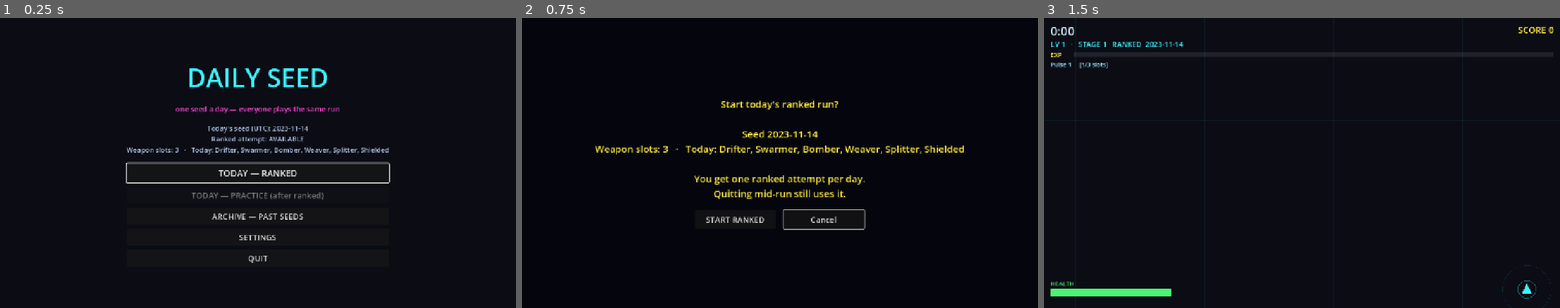
Above: before the commit, frames 1-3 (left to right).
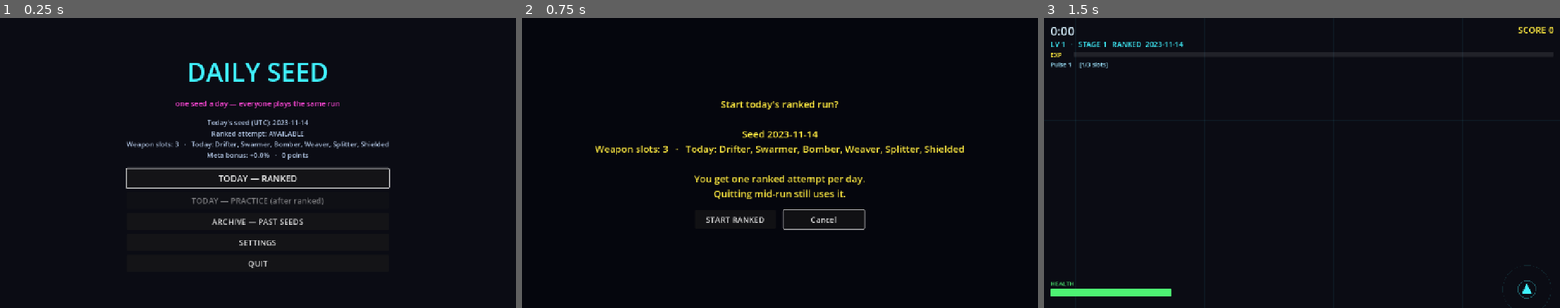
Above: after the commit, the same moments.

Repository: NeekPizza/godot-roguelite
Game: Godot game, scene res://scenes/main_menu.tscn
The game is run twice, just before and just after one commit, with the same random seed, the same clock (stepped at 60 frames per second) and the same inputs.
Inputs:
- Up to frame 1 (0.25 s): no input
- Up to frame 2 (0.75 s): click "TODAY — RANKED" at 0.5 s
- Up to frame 3 (1.5 s): click "START RANKED" at 1.25 s

The runs differ from the first frame. In frame 1, 6.6% of the frame differs, in the area x 24-76%, y 15-87%; in frame 2, nothing differs; in frame 3, nothing differs.

Commit message:
8a: meta-progression core
Permanent, player-side, CAPPED upgrades earned from ranked runs only.

THE CEILING IS HARD AND SELF-ENFORCING. Buying every purchase in every stat
still yields exactly +10%: past the ceiling, effects are THROTTLED rather than
stacked. A veteran cannot out-power the cap by spending more, which is the
whole fairness argument in one line of maths.

Seven utility-biased stats at +3% each, 12 purchases apiece, costs escalating
12 x 1.19^k. Spreading is cheaper than concentrating (6 spread = 72 pts vs 6
stacked = 116), so early players spread thin and the budget maxes about 3.3 of
7 stats. Respec is free — allocation should be a decision, not a commitment.

Measured convergence: full power costs 754 points = 25 days for a new player,
16 for a strong one. Power then STOPS; per the accepted plan the infinite sink
will be cosmetic (8d).

Earning is 24 + 3*min(stage, 8), ranked only. The cap on the stage term holds
the strong player's earn rate to 1.60x a newcomer's; uncapped it was 2.80x and
the strong would have pulled away, compounding the advantage convergence exists
to remove.

DETERMINISM
- Effects reach player stats only. No luck stat, no drop-rate stat — drop
  schedules are precomputed at stage entry, so anything touching them would
  make the world depend on a profile.
- Pickup radius goes through the player's existing clamped setter, so Lodestone
  cannot push it past the cap the in-run passive already respects.
- --meta-profile=none|max overrides the SAVED profile and disables writing.
  Without it a determinism run would read the tester's own progression and the
  same seed would verify differently on two machines.
- The check now runs FOUR ways: zero-meta twice, max-meta twice, and asserts
  zero and max differ from each other — so a silently inert meta system fails
  the check rather than passing it.

THE HOLE YOU ASKED ME TO VERIFY IS CLOSED: --meta-profile is in TEST_HOOK_ARGS,
so `--meta-profile=max --ranked` is forced to practice and leaves the ranked
ledger untouched. Verified on a fresh ledger, and asserted in meta_test so it
cannot regress.

Thirteen suites green. Determinism green at both extremes plus the negative
control, across 5 stages.

Co-Authored-By: Claude Opus 4.8 (1M context) <noreply@anthropic.com>

Diff:
--- a/project.godot
+++ b/project.godot
@@ -23,6 +23,7 @@
 RunConfig="*res://scripts/run_config.gd"
 SettingsStore="*res://scripts/settings_store.gd"
 Screenshot="*res://scripts/screenshot.gd"
+MetaStore="*res://scripts/meta_store.gd"
 
 [display]
 
--- a/scripts/balance.gd
+++ b/scripts/balance.gd
@@ -547,6 +547,57 @@
 const PORTAL_SPIN := 1.4
 
 # =============================================================================
+# META-PROGRESSION (8a)
+# =============================================================================
+## Permanent, player-side only, and CAPPED. Every entry here is a number the
+## player carries — never a number the world is built from. There is no luck
+## stat and there will not be one: drop schedules are precomputed at stage
+## entry, so anything touching drop odds would make the world depend on a
+## profile (the same trap that removed Greed's "+drop luck").
+##
+## `at_cap` is the effect at full purchases. `kind`:
+##   "mult"      multiply a player property by (1 + at_cap * fraction)
+##   "headstart" begin with a fraction of the level-2 XP requirement
+##   "rerolls"   discrete grant, only at FULL purchases
+##
+## Cap accounting is uniform (META_PER_BUY_WEIGHT per purchase) even though the
+## effects are heterogeneous — the aggregate ceiling is an accounting device
+## across stats that are not otherwise comparable.
+const META_STATS := {
+	"hp":     {"name": "Vitality",  "desc": "+3% starting HP",
+			   "kind": "mult", "target": "max_hp", "at_cap": 0.03},
+	"speed":  {"name": "Fleetfoot", "desc": "+3% move speed",
+			   "kind": "mult", "target": "move_speed", "at_cap": 0.03},
+	"pickup": {"name": "Lodestone", "desc": "+3% pickup radius",
+			   "kind": "mult", "target": "pickup_radius", "at_cap": 0.03},
+	"dash":   {"name": "Reflex",    "desc": "-3% dash cooldown",
+			   "kind": "mult", "target": "dash_cooldown_scale", "at_cap": -0.03},
+	"xp":     {"name": "Headstart", "desc": "Start closer to level 2",
+			   "kind": "headstart", "at_cap": 1.0},
+	"reroll": {"name": "Foresight", "desc": "+1 reroll, at full only",
+			   "kind": "rerolls", "at_cap": 1},
+	## Deliberately the weakest option: damage compounds with in-run upgrades
+	## and is the one place an unfair edge would actually show.
+	"damage": {"name": "Edge",      "desc": "+3% damage",
+			   "kind": "mult", "target": "damage_mult", "at_cap": 0.03},
+}
+
+const META_MAX_BUYS := 12                # per stat
+const META_PER_BUY_WEIGHT := 0.0025      # toward the aggregate ceiling
+## HARD. Whatever is spent, total meta power never exceeds this.
+const META_AGGREGATE_CAP := 0.10
+const META_COST_BASE := 12.0
+const META_COST_GROWTH := 1.19
+
+## Ranked runs only. The stage term is CAPPED on purpose: uncapped, a strong
+## player earns 2.8x a newcomer's rate and pulls away, which fights convergence.
+## Capped, the ratio is 1.6x and the large flat base keeps a struggling player
+## converging too.
+const META_POINTS_BASE := 24
+const META_POINTS_PER_STAGE := 3
+const META_POINTS_STAGE_CAP := 8
+
+# =============================================================================
 # SCORING
 # =============================================================================
 const SCORE_PER_SECOND := 5
--- a/scripts/main_menu.gd
+++ b/scripts/main_menu.gd
@@ -96,6 +96,8 @@
 	else:
 		lines.append("Ranked attempt: used")
 	lines.append(Daily.summary(today))
+	lines.append("Meta bonus: %s   ·   %d points" % [
+		MetaStore.bonus_text(), MetaStore.points])
 	var best := SaveStore.best_score_for_date(today)
 	if best > 0:
 		lines.append("Best on today's seed: %d  (stage %d)" % [
--- /dev/null
+++ b/scripts/meta.gd
@@ -0,0 +1,134 @@
+class_name Meta
+extends RefCounted
+
+## Meta-progression maths — LOGIC ONLY; every number is in balance.gd.
+##
+## Two rules hold the design together (GDD sections 20-21):
+##   1. Power CONVERGES. The aggregate ceiling is hard, so spending more can
+##      never buy more than +10% total.
+##   2. Effects are PLAYER-SIDE ONLY. Nothing here may reach a seeded schedule.
+
+
+static func stat_ids() -> Array:
+	return Balance.META_STATS.keys()
+
+
+## Cost of the next purchase in a stat, given how many are already owned.
+static func next_cost(owned: int) -> int:
+	if owned >= Balance.META_MAX_BUYS:
+		return -1                       # capped: nothing left to buy
+	return int(round(Balance.META_COST_BASE * pow(Balance.META_COST_GROWTH, owned)))
+
+
+static func total_spent(purchases: Dictionary) -> int:
+	var total := 0
+	for stat_id in purchases:
+		for i in int(purchases[stat_id]):
+			total += int(round(Balance.META_COST_BASE * pow(Balance.META_COST_GROWTH, i)))
+	return total
+
+
+static func total_purchases(purchases: Dictionary) -> int:
+	var total := 0
+	for stat_id in purchases:
+		total += int(purchases[stat_id])
+	return total
+
+
+## How many purchases the aggregate ceiling allows in total.
+static func max_total_purchases() -> int:
+	return int(round(Balance.META_AGGREGATE_CAP / Balance.META_PER_BUY_WEIGHT))
+
+
+## Raw aggregate weight before the ceiling is applied.
+static func raw_weight(purchases: Dictionary) -> float:
+	return float(total_purchases(purchases)) * Balance.META_PER_BUY_WEIGHT
+
+
+## Scale applied to every effect once the ceiling binds. Buying past the cap
+## dilutes rather than adds, so overspending can never out-power the ceiling.
+static func throttle(purchases: Dictionary) -> float:
+	var raw := raw_weight(purchases)
+	if raw <= Balance.META_AGGREGATE_CAP or raw <= 0.0:
+		return 1.0
+	return Balance.META_AGGREGATE_CAP / raw
+
+
+## Total meta power actually in effect, for the transparency readout.
+static func effective_bonus(purchases: Dictionary) -> float:
+	return minf(Balance.META_AGGREGATE_CAP, raw_weight(purchases))
+
+
+## A stat's effect strength, 0..1 of its at_cap value, after throttling.
+static func stat_fraction(purchases: Dictionary, stat_id: String) -> float:
+	var owned := int(purchases.get(stat_id, 0))
+	var fraction := float(owned) / float(Balance.META_MAX_BUYS)
+	return clampf(fraction, 0.0, 1.0) * throttle(purchases)
+
+
+## Apply every purchased effect to the player. Called once, at run start.
+static func apply(player: Node, purchases: Dictionary) -> void:
+	for stat_id in Balance.META_STATS:
+		var entry: Dictionary = Balance.META_STATS[stat_id]
+		var fraction := stat_fraction(purchases, stat_id)
+		if fraction <= 0.0:
+			continue
+		if entry["kind"] != "mult":
+			continue                    # headstart and rerolls are read by run.gd
+		var target: String = entry["target"]
+		var scale := 1.0 + float(entry["at_cap"]) * fraction
+		player.set(target, player.get(target) * scale)
+	# pickup_radius has a setter that clamps to its own hard cap, so Lodestone
+	# cannot push it past the ceiling the in-run passive already respects.
+
+
+## Extra rerolls: a discrete milestone, granted only at FULL purchases.
+static func bonus_rerolls(purchases: Dictionary) -> int:
+	if int(purchases.get("reroll", 0)) < Balance.META_MAX_BUYS:
+		return 0
+	return int(Balance.META_STATS["reroll"]["at_cap"])
+
+
+## Starting XP, as a fraction of the level-2 requirement.
+static func starting_xp(purchases: Dictionary, level_two_requirement: int) -> int:
+	var fraction := stat_fraction(purchases, "xp")
+	return int(floor(float(level_two_requirement) * fraction
+		* float(Balance.META_STATS["xp"]["at_cap"])))
+
+
+## Points earned by a finished RANKED run. Practice and archive earn nothing —
+## that check lives in run.gd, which knows the mode.
+static func points_for_run(stage_reached: int) -> int:
+	return Balance.META_POINTS_BASE + Balance.META_POINTS_PER_STAGE \
+		* mini(stage_reached, Balance.META_POINTS_STAGE_CAP)
+
+
+# --- Test profiles -----------------------------------------------------------
+
+static func profile_none() -> Dictionary:
+	var out := {}
+	for stat_id in Balance.META_STATS:
+		out[stat_id] = 0
+	return out
+
+
+## Fills round-robin until the aggregate ceiling is reached, which is also the
+## cheapest way to reach it — escalating per-stat costs make spreading cheaper
+## than concentrating.
+static func profile_max() -> Dictionary:
+	var out := profile_none()
+	var ids := stat_ids()
+	var budget := max_total_purchases()
+	var placed := 0
+	while placed < budget:
+		var moved := false
+		for stat_id in ids:
+			if placed >= budget:
+				break
+			if int(out[stat_id]) < Balance.META_MAX_BUYS:
+				out[stat_id] = int(out[stat_id]) + 1
+				placed += 1
+				moved = true
+		if not moved:
+			break                       # every stat capped before the budget ran out
+	return out
--- /dev/null
+++ b/scripts/meta_store.gd
@@ -0,0 +1,138 @@
+extends Node
+
+## Meta profile persistence: point balance, purchases, lifetime records.
+##
+## Kept in its own file rather than inside SaveStore so that losing progression
+## can never take the ranked ledger with it, and vice versa.
+##
+## TEST OVERRIDE: `--meta-profile=none|max` replaces the profile in memory and
+## disables saving entirely, because a determinism run that read the tester's
+## real profile would verify differently on two machines — exactly the failure
+## the check exists to catch.
+
+const META_PATH := "user://meta.json"
+
+var points := 0
+var purchases := {}
+var lifetime := {}
+
+var _test_profile := ""          # non-empty means "never touch disk"
+
+
+func is_test_profile() -> bool:
+	return _test_profile != ""
+
+
+func _ready() -> void:
+	purchases = Meta.profile_none()
+	lifetime = _default_lifetime()
+
+	for arg in OS.get_cmdline_user_args():
+		if arg.begins_with("--meta-profile="):
+			_test_profile = arg.split("=")[1]
+
+	match _test_profile:
+		"none":
+			print("[meta] test profile: none (zero upgrades, save disabled)")
+			return
+		"max":
+			purchases = Meta.profile_max()
+			print("[meta] test profile: max (+%.1f%% total, save disabled)"
+				% (Meta.effective_bonus(purchases) * 100.0))
+			return
+		"":
+			load_from_disk()
+		_:
+			push_warning("MetaStore: unknown --meta-profile '%s'" % _test_profile)
+			_test_profile = ""
+			load_from_disk()
+
+
+func _default_lifetime() -> Dictionary:
+	return {"runs": 0, "ranked_runs": 0, "best_stage": 0, "best_score": 0,
+			"kills": 0, "bosses": 0}
+
+
+func load_from_disk() -> void:
+	if not FileAccess.file_exists(META_PATH):
+		return
+	var file := FileAccess.open(META_PATH, FileAccess.READ)
+	if file == null:
+		return
+	var parsed = JSON.parse_string(file.get_as_text())
+	file.close()
+	if typeof(parsed) != TYPE_DICTIONARY:
+		push_warning("MetaStore: profile unreadable, starting fresh")
+		return
+
+	points = int(parsed.get("points", 0))
+	var stored: Dictionary = parsed.get("purchases", {})
+	for stat_id in Balance.META_STATS:
+		purchases[stat_id] = clampi(int(stored.get(stat_id, 0)), 0, Balance.META_MAX_BUYS)
+	var stored_lifetime: Dictionary = parsed.get("lifetime", {})
+	for key in lifetime:
+		lifetime[key] = int(stored_lifetime.get(key, 0))
+
+
+func save_to_disk() -> void:
+	if is_test_profile():
+		return                       # test profiles never persist
+	var file := FileAccess.open(META_PATH, FileAccess.WRITE)
+	if file == null:
+		push_error("MetaStore: cannot write %s" % META_PATH)
+		return
+	file.store_string(JSON.stringify({
+		"points": points, "purchases": purchases, "lifetime": lifetime,
+	}, "\t"))
+	file.close()
+
+
+# --- Spending ----------------------------------------------------------------
+
+func can_buy(stat_id: String) -> bool:
+	var owned := int(purchases.get(stat_id, 0))
+	if owned >= Balance.META_MAX_BUYS:
+		return false
+	# Buying past the aggregate ceiling would dilute rather than add, so the
+	# store simply refuses rather than letting players waste points.
+	if Meta.total_purchases(purchases) >= Meta.max_total_purchases():
+		return false
+	return points >= Meta.next_cost(owned)
+
+
+func buy(stat_id: String) -> bool:
+	if not can_buy(stat_id):
+		return false
+	points -= Meta.next_cost(int(purchases[stat_id]))
+	purchases[stat_id] = int(purchases[stat_id]) + 1
+	save_to_disk()
+	return true
+
+
+## Free by design: allocation should be a decision between runs, not a
+## commitment a player regrets for weeks.
+func respec() -> void:
+	points += Meta.total_spent(purchases)
+	purchases = Meta.profile_none()
+	save_to_disk()
+
+
+func award_points(amount: int) -> void:
+	points += amount
+	save_to_disk()
+
+
+func record_run(ranked: bool, stage: int, score: int, kills: int, bosses: int) -> void:
+	lifetime["runs"] = int(lifetime["runs"]) + 1
+	if ranked:
+		lifetime["ranked_runs"] = int(lifetime["ranked_runs"]) + 1
+	lifetime["best_stage"] = maxi(int(lifetime["best_stage"]), stage)
+	lifetime["best_score"] = maxi(int(lifetime["best_score"]), score)
+	lifetime["kills"] = int(lifetime["kills"]) + kills
+	lifetime["bosses"] = int(lifetime["bosses"]) + bosses
+	save_to_disk()
+
+
+## For the transparency readout: "+4.2%" style.
+func bonus_text() -> String:
+	return "+%.1f%%" % (Meta.effective_bonus(purchases) * 100.0)
--- a/scripts/run.gd
+++ b/scripts/run.gd
@@ -101,6 +101,7 @@
 var _boss_alive := false
 var _stages_cleared := 0
 var _boss_hp_mult := 1.0           # test hook only
+var _meta_bonus := 0.0
 var _boss_death_position := Vector2.ZERO
 
 # --- Combo (6c) ---
@@ -192,6 +193,18 @@
 	_weapons.projectile_parent = _projectiles
 	_weapons.add_or_level(Balance.STARTING_WEAPON)
 
+	# Meta-progression: player-side stats only, applied once, before anything
+	# else reads them. Nothing here can reach a seeded schedule.
+	Meta.apply(_player, MetaStore.purchases)
+	_rerolls_left += Meta.bonus_rerolls(MetaStore.purchases)
+	_xp_into_level = Meta.starting_xp(MetaStore.purchases, _xp_needed(1))
+	_meta_bonus = Meta.effective_bonus(MetaStore.purchases)
+	if _meta_bonus > 0.0:
+		print("[meta] applied %s (rerolls +%d, starting xp %d)" % [
+			MetaStore.bonus_text(), Meta.bonus_rerolls(MetaStore.purchases),
+			_xp_into_level])
+
+	_player.hp = _player.max_hp
 	_player.godmode = _godmode
 	_player.projectile_parent = _projectiles
 	_player.died.connect(_on_player_died)
@@ -995,6 +1008,8 @@
 		_xp_collected, Score.PER_XP, _xp_collected * Score.PER_XP,
 		_bosses_killed,
 	]
+	if _meta_bonus > 0.0:
+		_gameover_label.text += "\n\nmeta bonus  %s" % MetaStore.bonus_text()
 	_gameover_label.text += "\n\n%s" % _score_table_text()
 	_gameover_layer.show()
 	Sfx.play("run_over")
@@ -1026,6 +1041,12 @@
 	})
 	if _ranked:
 		SaveStore.finish_ranked_attempt(_date_string, final_score)
+		# RANKED ONLY. Practice and archive earn nothing.
+		var earned := Meta.points_for_run(_stage)
+		MetaStore.award_points(earned)
+		print("[meta] +%d points (stage %d)" % [earned, _stage])
+
+	MetaStore.record_run(_ranked, _stage, final_score, _kills, _bosses_killed)
 
 
 func _score_table_text() -> String:
@@ -1058,14 +1079,14 @@
 		_bosses_killed, _next_boss,
 		_enemies.get_child_count(), _gems.get_child_count(),
 		JSON.stringify(_type_counts),
-	] + " slots=%d weapons=%s passives=%s banished=%s rerolls=%d banishes=%d combo=%.3f drops_taken=%d dropped(sched/elite/boss)=%d/%d/%d scheduled=%d schedule=%s roster=%s elites=%d bosses_seen=%s stage=%d phase=%d stage_t=%.2f cleared=%d" % [
+	] + " slots=%d weapons=%s passives=%s banished=%s rerolls=%d banishes=%d combo=%.3f drops_taken=%d dropped(sched/elite/boss)=%d/%d/%d scheduled=%d schedule=%s roster=%s elites=%d bosses_seen=%s stage=%d phase=%d stage_t=%.2f cleared=%d meta=%.4f" % [
 		_weapon_slots, _weapons.digest(), JSON.stringify(_stacks),
 		JSON.stringify(_banished), _rerolls_left, _banishes_left, _combo_chain,
 		_drops_taken, _pickups_scheduled, _pickups_elite, _pickups_boss,
 		_next_drop, Drops.schedule_digest(_drop_schedule),
 		",".join(PackedStringArray(_roster)), _elites_spawned,
 		",".join(PackedStringArray(_boss_log)),
-		_stage, _stage_phase, _stage_elapsed, _stages_cleared,
+		_stage, _stage_phase, _stage_elapsed, _stages_cleared, _meta_bonus,
 	]
 
 
--- a/scripts/run_config.gd
+++ b/scripts/run_config.gd
@@ -25,12 +25,16 @@
 const TEST_HOOK_ARGS := [
 	"--godmode", "--auto-pick",
 	"--time-scale=", "--max-seconds=", "--scripted-input=", "--boss-hp-mult=",
+	## Without this, a fresh profile could launch --meta-profile=max --ranked
+	## and submit a maxed score having earned none of it — another
+	## --godmode-shaped hole.
+	"--meta-profile=",
 ]
 
 const AUTO_START_ARGS := [
 	"--ranked", "--practice", "--godmode", "--auto-pick",
 	"--date=", "--max-seconds=", "--time-scale=", "--scripted-input=",
-	"--boss-hp-mult=",
+	"--boss-hp-mult=", "--meta-profile=",
 ]
 
 var date_string := ""
--- /dev/null
+++ b/tests/meta_test.gd
@@ -0,0 +1,115 @@
+extends Node
+
+## Meta-progression (GDD sections 20-21).
+##
+## The ceiling assertions matter most: the entire fairness argument rests on
+## power converging rather than accumulating.
+
+var _ok := true
+
+
+func _check(label: String, passed: bool) -> void:
+	if not passed:
+		_ok = false
+	print("  %-64s %s" % [label, "OK" if passed else "FAIL"])
+
+
+func _ready() -> void:
+	print("=== the aggregate ceiling is HARD ===")
+	var maxed := Meta.profile_max()
+	_check("max profile lands exactly on the cap (+%.1f%%)"
+		% (Meta.effective_bonus(maxed) * 100.0),
+		absf(Meta.effective_bonus(maxed) - Balance.META_AGGREGATE_CAP) < 0.0001)
+
+	# Overspending must dilute, never add. This is the assertion that keeps a
+	# veteran from out-powering the ceiling by simply buying more.
+	var overfilled := {}
+	for stat_id in Balance.META_STATS:
+		overfilled[stat_id] = Balance.META_MAX_BUYS
+	_check("buying EVERYTHING still yields only +%.1f%%"
+		% (Meta.effective_bonus(overfilled) * 100.0),
+		absf(Meta.effective_bonus(overfilled) - Balance.META_AGGREGATE_CAP) < 0.0001)
+	_check("overspending throttles effects rather than stacking them",
+		Meta.throttle(overfilled) < 1.0)
+
+	print("\n=== only a few stats can be maxed ===")
+	var budget := Meta.max_total_purchases()
+	var fully := float(budget) / float(Balance.META_MAX_BUYS)
+	_check("the budget maxes about %.1f of %d stats" % [fully, Balance.META_STATS.size()],
+		fully >= 2.0 and fully <= 4.0)
+
+	print("\n=== costs escalate, so spreading beats concentrating ===")
+	_check("each purchase costs more than the last (%d -> %d)"
+		% [Meta.next_cost(0), Meta.next_cost(5)], Meta.next_cost(5) > Meta.next_cost(0))
+	_check("a capped stat refuses further purchases",
+		Meta.next_cost(Balance.META_MAX_BUYS) == -1)
+	var concentrated := Meta.profile_none()
+	concentrated["hp"] = 6
+	var spread := Meta.profile_none()
+	for stat_id in ["hp", "speed", "pickup", "dash", "xp", "reroll"]:
+		spread[stat_id] = 1
+	_check("6 spread (%d pts) is cheaper than 6 stacked (%d pts)"
+		% [Meta.total_spent(spread), Meta.total_spent(concentrated)],
+		Meta.total_spent(spread) < Meta.total_spent(concentrated))
+
+	print("\n=== convergence timing ===")
+	var cost_to_cap := Meta.total_spent(maxed)
+	var per_day_new := Meta.points_for_run(2)
+	var per_day_strong := Meta.points_for_run(8)
+	_check("full power costs %d pts = %.0f days new / %.0f days strong"
+		% [cost_to_cap, float(cost_to_cap) / per_day_new, float(cost_to_cap) / per_day_strong],
+		float(cost_to_cap) / per_day_new <= 45.0)
+	# The flattened award curve is what stops the strong pulling away.
+	_check("strong earns only %.2fx a newcomer's rate"
+		% (float(per_day_strong) / per_day_new),
+		float(per_day_strong) / float(per_day_new) < 2.0)
+	_check("the stage term is capped", Meta.points_for_run(50) == Meta.points_for_run(
+		Balance.META_POINTS_STAGE_CAP))
+
+	print("\n=== effects are player-side and bounded ===")
+	var player: Node = load("res://scenes/player.tscn").instantiate()
+	add_child(player)
+	var base_hp: float = player.max_hp
+	var base_speed: float = player.move_speed
+	Meta.apply(player, maxed)
+	_check("HP rose but by at most 3%% (%.1f -> %.1f)" % [base_hp, player.max_hp],
+		player.max_hp > base_hp and player.max_hp <= base_hp * 1.031)
+	_check("move speed rose but stayed within 3%%",
+		player.move_speed > base_speed and player.move_speed <= base_speed * 1.031)
+	_check("pickup radius still respects its own hard cap (%.0f)" % player.pickup_radius,
+		player.pickup_radius <= Balance.PLAYER_PICKUP_RADIUS_MAX)
+
+	print("\n=== no meta stat can reach a seeded schedule ===")
+	# Structural: every effect targets a player property. If a future stat
+	# targeted anything else, this is the assertion that should fail.
+	var player_side := true
+	for stat_id in Balance.META_STATS:
+		var entry: Dictionary = Balance.META_STATS[stat_id]
+		if entry["kind"] != "mult":
+			continue
+		if not player.has_method("take_damage") or entry["target"] not in [
+				"max_hp", "move_speed", "pickup_radius", "dash_cooldown_scale",
+				"damage_mult", "fire_rate_mult", "area_scale"]:
+			player_side = false
+	_check("every multiplier targets a player stat, never world state", player_side)
+	_check("there is no luck / drop-rate stat",
+		not Balance.META_STATS.has("luck") and not Balance.META_STATS.has("drop_rate"))
+
+	print("\n=== rerolls are a discrete milestone ===")
+	var almost := Meta.profile_none()
+	almost["reroll"] = Balance.META_MAX_BUYS - 1
+	_check("no bonus reroll just short of full", Meta.bonus_rerolls(almost) == 0)
+	var full := Meta.profile_none()
+	full["reroll"] = Balance.META_MAX_BUYS
+	_check("+1 reroll at full", Meta.bonus_rerolls(full) == 1)
+
+	print("\n=== the test hook can never be ranked ===")
+	var guarded := false
+	for entry in RunConfig.TEST_HOOK_ARGS:
+		if str(entry) == "--meta-profile=":
+			guarded = true
+	_check("--meta-profile is in TEST_HOOK_ARGS", guarded)
+
+	player.free()
+	print("\nRESULT: %s" % ("PASS" if _ok else "FAIL"))
+	get_tree().quit(0 if _ok else 1)
--- /dev/null
+++ b/tests/meta_test.tscn
@@ -0,0 +1,6 @@
+[gd_scene load_steps=2 format=3]
+
+[ext_resource type="Script" path="res://tests/meta_test.gd" id="1"]
+
+[node name="MetaTest" type="Node"]
+script = ExtResource("1")
Not shown, added: scripts/meta.gd.uid
Not shown, added: scripts/meta_store.gd.uid
Not shown, added: tests/stages_test.gd.uid
Not shown, changed: docs/GDD.md
Not shown, changed: docs/TESTING.md
Not shown, changed: tools/determinism_check.sh
